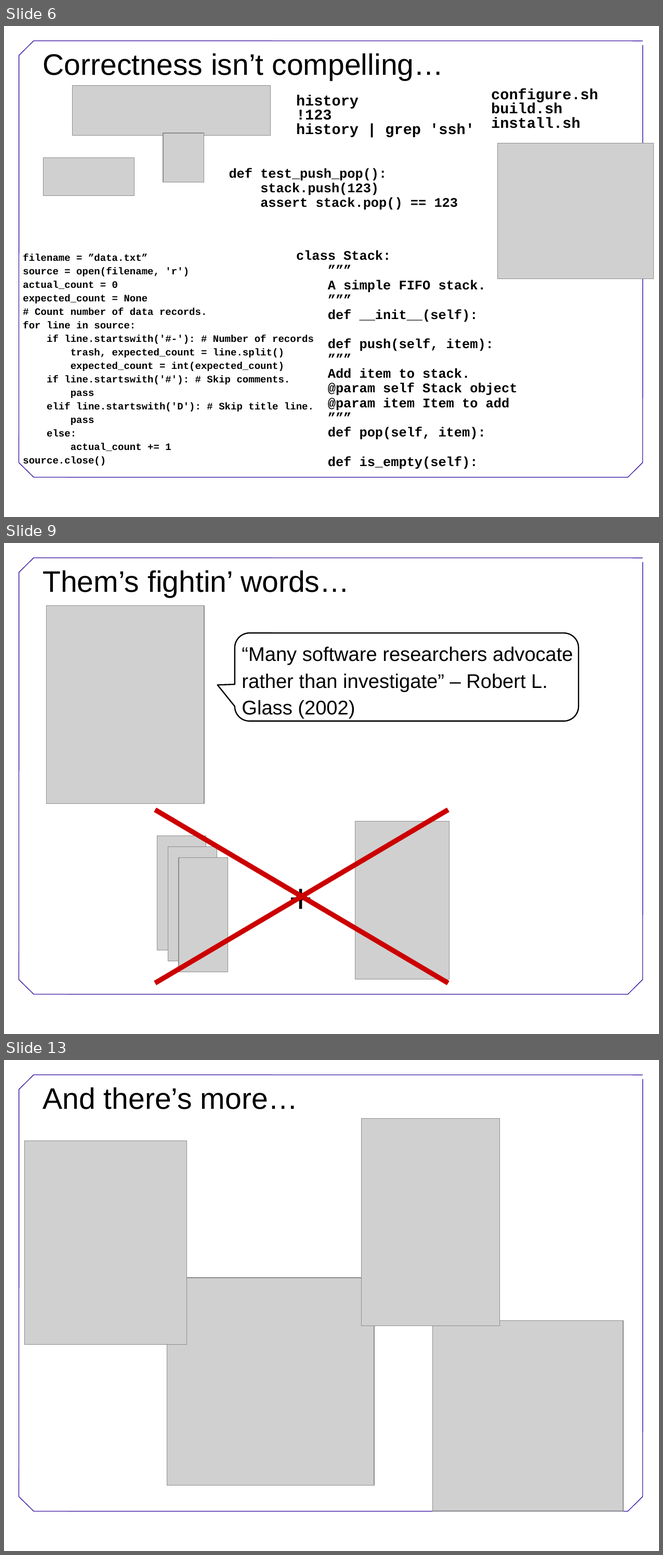
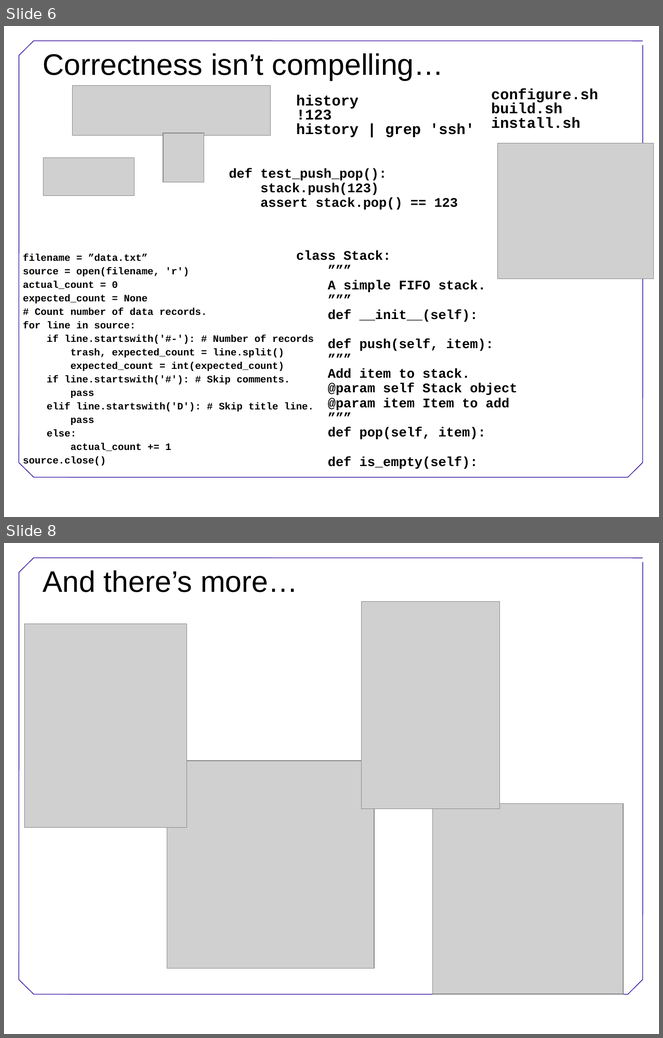
Before and after one commit to swcarpentry/DEPRECATED-boot-camps, a slide deck: Conclusion.ppt. Shown one above the other, each under a label of ours: slides 6, 9 and 13 before the commit, slides 6 and 8 after it; the slides between them are not shown. The pictures are 663x1555 and 663x1038 pixels, drawn with LibreOffice and Linux fonts; fonts in the diff are those of the drawing; grey boxes stand for pictures; background and template pictures are left out. Boxes give left, top, right and bottom in pixels: in the first picture for what was removed or moved away, otherwise in the second. Text is boxed around its words. In the diff, an @@ line names an element or a change of style, - is before the commit and + after.

```diff
--- a/Conclusion.ppt
+++ b/Conclusion.ppt
@@ slide 9 removed at bbox=[4, 543, 659, 1034], background #FFFFFF; not listed: 8 template elements that a slide beside it also shows @@
@@ title removed at bbox=[42, 570, 350, 598] @@
-Them’s fightin’ words…
@@ picture removed at bbox=[46, 606, 204, 804] @@
@@ rounded speech box removed at bbox=[235, 633, 579, 721] @@
@@ text removed at bbox=[242, 646, 573, 719] @@
-“Many software researchers advocate rather than investigate” – Robert L. Glass (2002)
@@ line removed from (155, 810) to (448, 983) @@
@@ line removed from (448, 810) to (155, 983) @@
@@ picture removed at bbox=[356, 822, 449, 979] @@
@@ picture removed at bbox=[157, 836, 206, 951] @@
@@ picture removed at bbox=[168, 847, 217, 962] @@
@@ picture removed at bbox=[179, 858, 228, 973] @@
@@ text removed at bbox=[283, 870, 321, 925] @@
-+
@@ what was slide 13 is now slide 8 @@
```
Also in this commit, not shown: 1 slide changed, 4 other slides removed.
